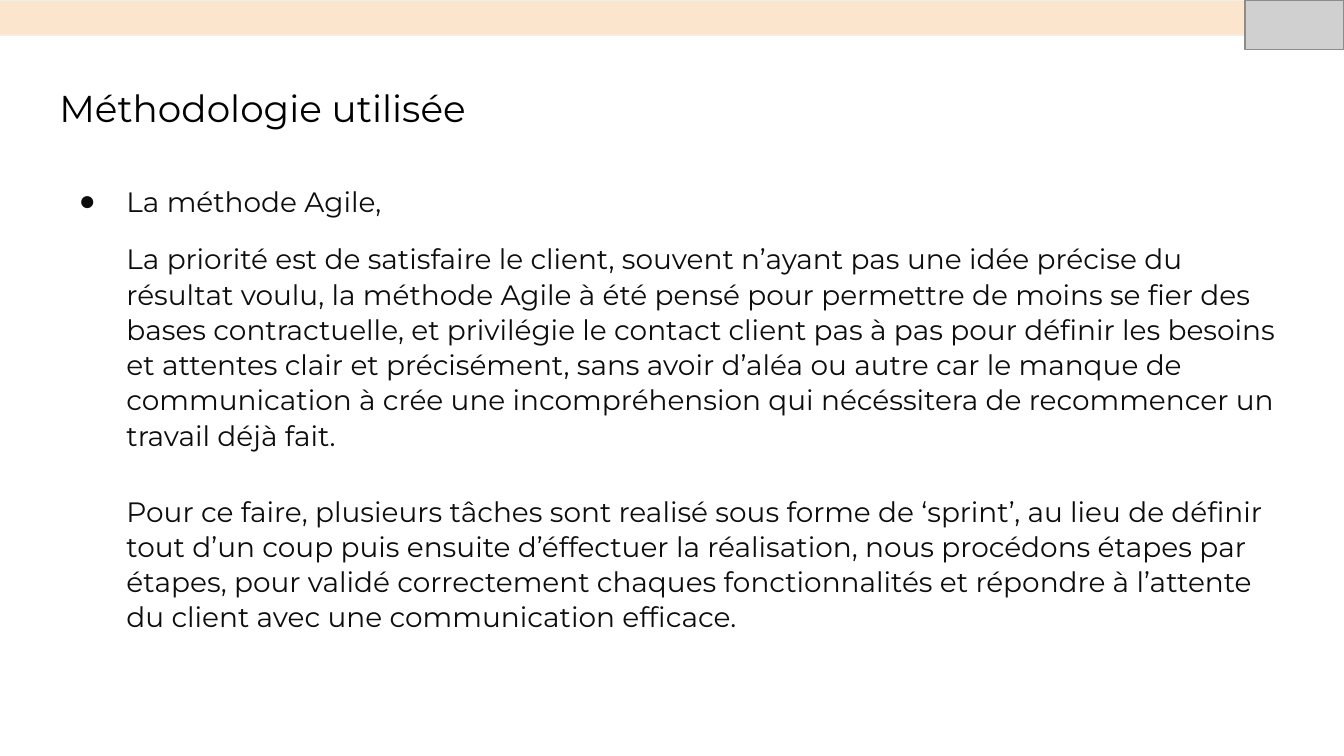
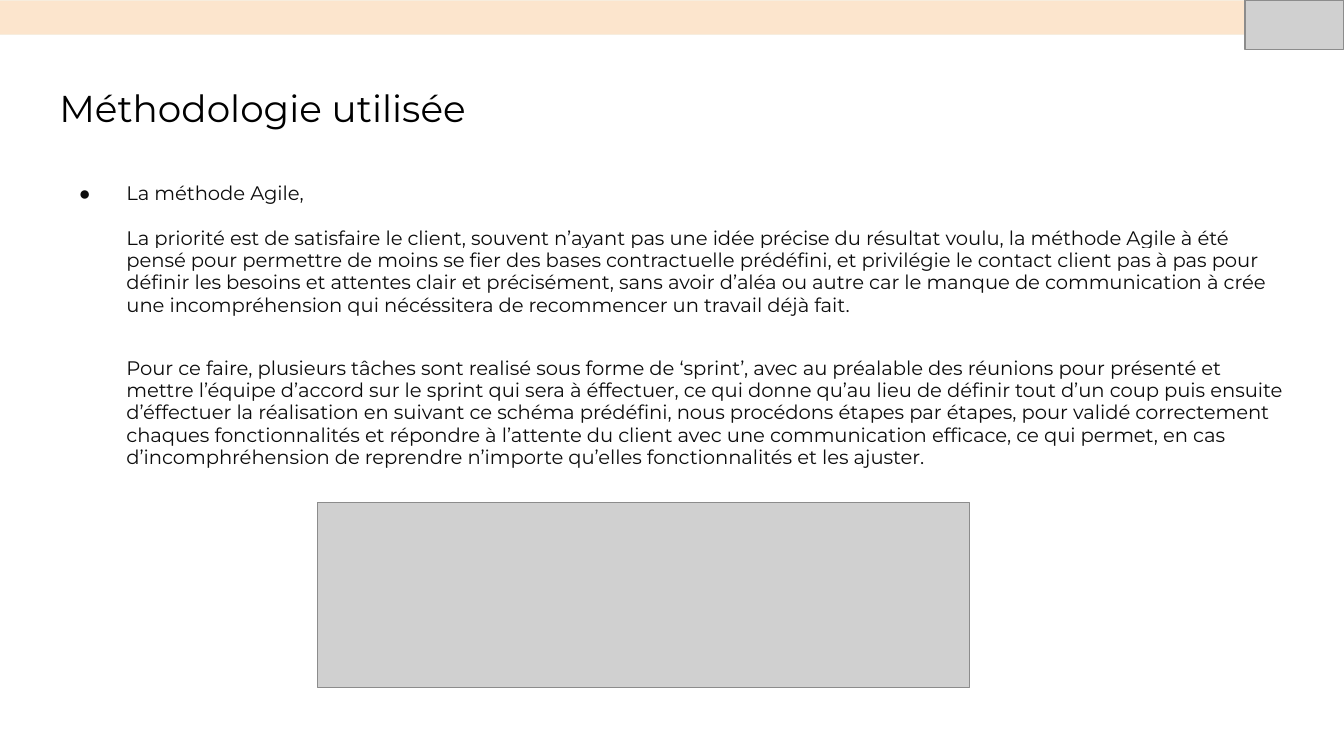
Before and after one commit to DennAmo/11, a slide deck: slide 9 of Aubry_Dennis_4_présentation.pptx. Drawn at 1344x756 pixels with LibreOffice and Linux fonts; fonts in the diff are those of the drawing; grey boxes stand for pictures. Boxes give left, top, right and bottom in pixels: in the first picture for what was removed or moved away, otherwise in the second. Text is boxed around its words. In the diff, an @@ line names an element or a change of style, - is before the commit and + after.

```diff
--- a/Aubry_Dennis_4_présentation.pptx
+++ b/Aubry_Dennis_4_présentation.pptx
@@ text at (126, 185, 304, 204): size 15 to 10.5 pt in "La méthode Agile,"; line spacing 1.05 to 0.95 @@
@@ text at (126, 230, 1282, 468): text changed; size 15 to 10.5 pt @@
-La priorité est de satisfaire le client, souvent n’ayant pas une idée précise du résultat voulu, la méthode Agile à été pensé pour permettre de moins se fier des bases contractuelle, et privilégie le contact client pas à pas pour définir les besoins et attentes clair et précisément, sans avoir d’aléa ou autre car le manque de communication à crée une incompréhension qui nécéssitera de recommencer un travail déjà fait.
-Pour ce faire, plusieurs tâches sont realisé sous forme de ‘sprint’, au lieu de définir tout d’un coup puis ensuite d’éffectuer la réalisation, nous procédons étapes par étapes, pour validé correctement chaques fonctionnalités et répondre à l’attente du client avec une communication efficace.
+La priorité est de satisfaire le client, souvent n’ayant pas une idée précise du résultat voulu, la méthode Agile à été pensé pour permettre de moins se fier des bases contractuelle prédéfini, et privilégie le contact client pas à pas pour définir les besoins et attentes clair et précisément, sans avoir d’aléa ou autre car le manque de communication à crée une incompréhension qui nécéssitera de recommencer un travail déjà fait.
+Pour ce faire, plusieurs tâches sont realisé sous forme de ‘sprint’, avec au préalable des réunions pour présenté et mettre l’équipe d’accord sur le sprint qui sera à éffectuer, ce qui donne qu’au lieu de définir tout d’un coup puis ensuite d’éffectuer la réalisation en suivant ce schéma prédéfini, nous procédons étapes par étapes, pour validé correctement chaques fonctionnalités et répondre à l’attente du client avec une communication efficace, ce qui permet, en cas d’incomphréhension de reprendre n’importe qu’elles fonctionnalités et les ajuster.
@@ picture added at (317, 503, 969, 688) @@
```
Also in this commit, not shown: 2 other slides changed, 2 slides added, 3 other files.
